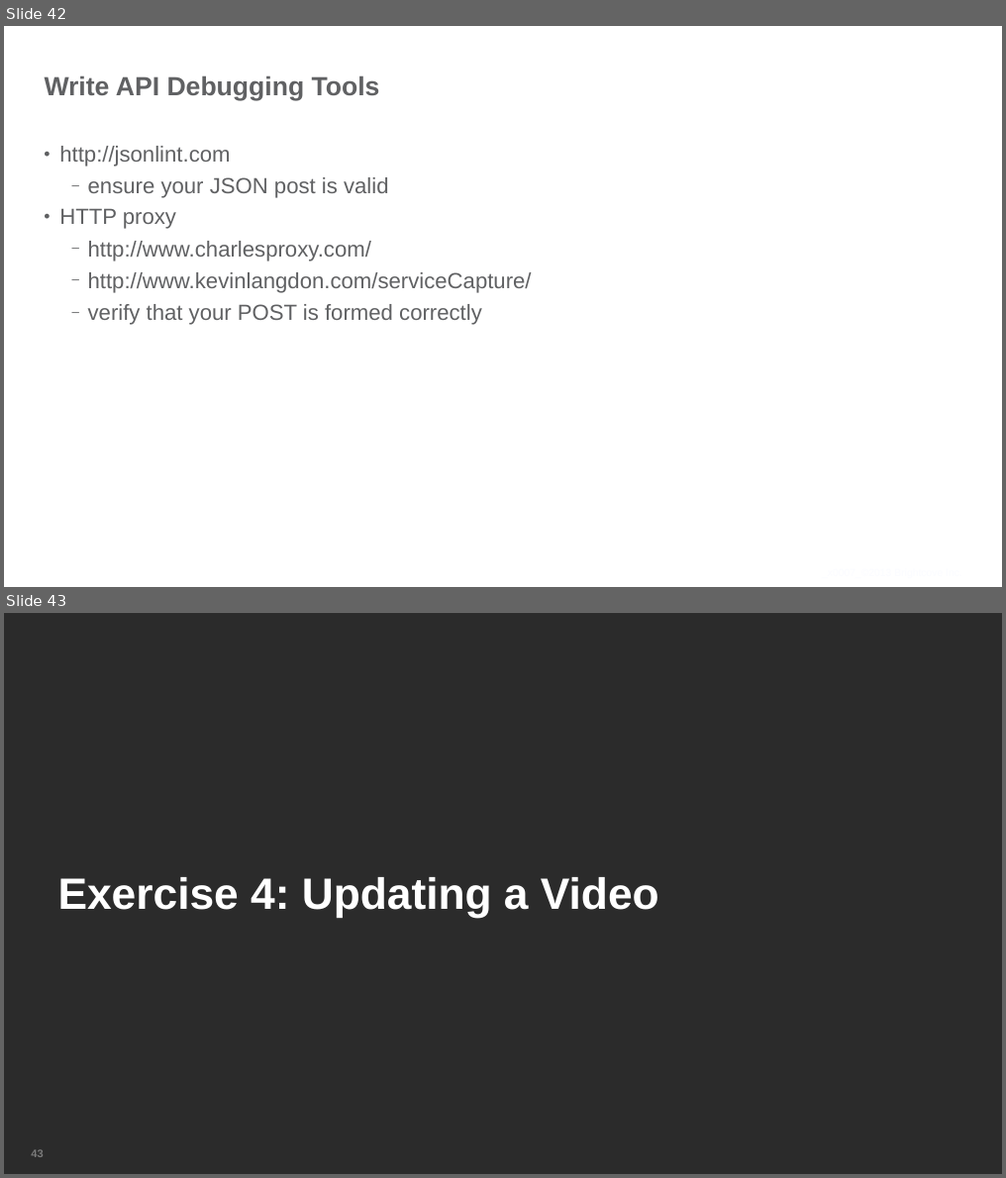
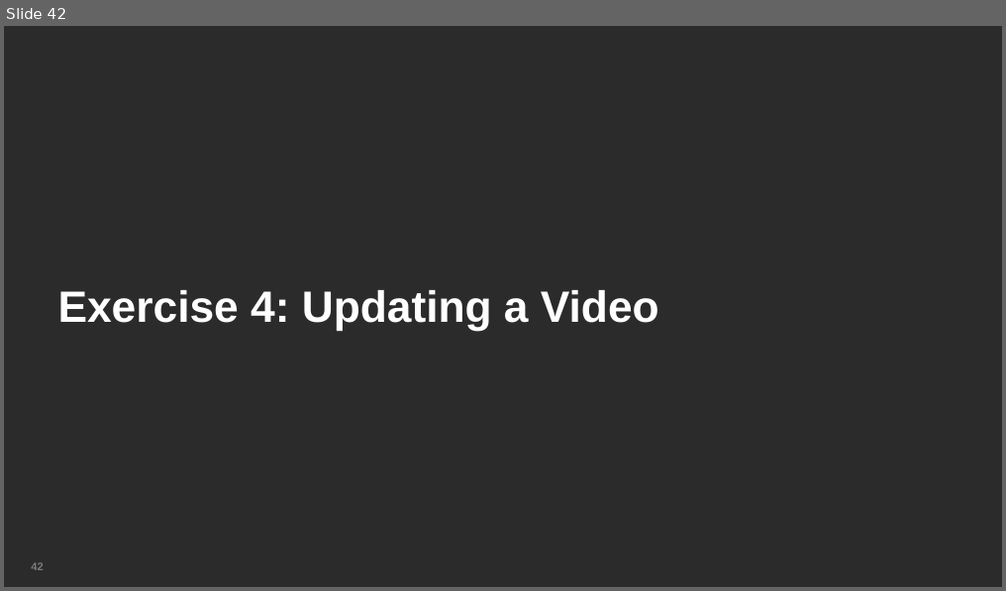
Before and after one commit to BrightcoveLearning/VideoCloudMediaAPI, a slide deck: Slides/Developing-with-the-Media-API-Aug-2013.ppt. Shown one above the other, each under a label of ours: slides 42 and 43 before the commit, slide 42 after it. The pictures are 1006x1178 and 1006x591 pixels, drawn with LibreOffice and Linux fonts; fonts in the diff are those of the drawing; background and template pictures are left out; a plain dark background stands for a picture behind light text. Boxes give left, top, right and bottom in pixels: in the first picture for what was removed or moved away, otherwise in the second. Text is boxed around its words. In the diff, an @@ line names an element or a change of style, - is before the commit and + after.

```diff
--- a/Slides/Developing-with-the-Media-API-Aug-2013.ppt
+++ b/Slides/Developing-with-the-Media-API-Aug-2013.ppt
@@ slide 42 removed at [4, 26, 1002, 587], background picture (left out) @@
@@ title removed at [45, 76, 380, 100] @@
-Write API Debugging Tools
@@ text removed at [59, 146, 532, 325] @@
-• http://jsonlint.com
-  – ensure your JSON post is valid
-• HTTP proxy
-  – http://www.charlesproxy.com/
-  – http://www.kevinlangdon.com/serviceCapture/
-  – verify that your POST is formed correctly
@@ text removed at [651, 559, 967, 587] @@
-_x0007_©2013 Brightcove Inc.
@@ what was slide 43 is now slide 42 @@
```
Also in this commit, not shown: 1 slide changed.
